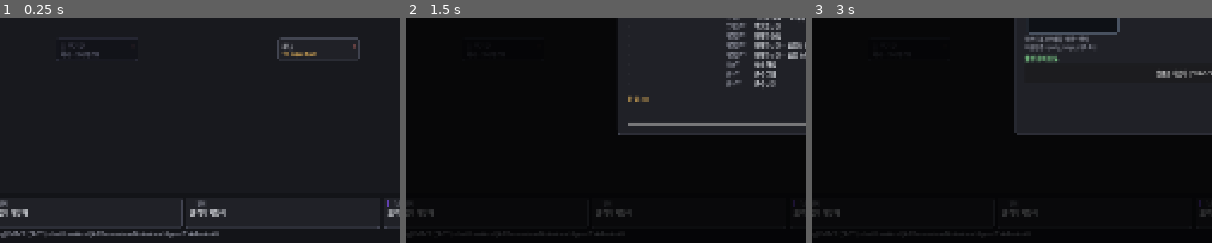
Above: before the commit, frames 1-3 (left to right).
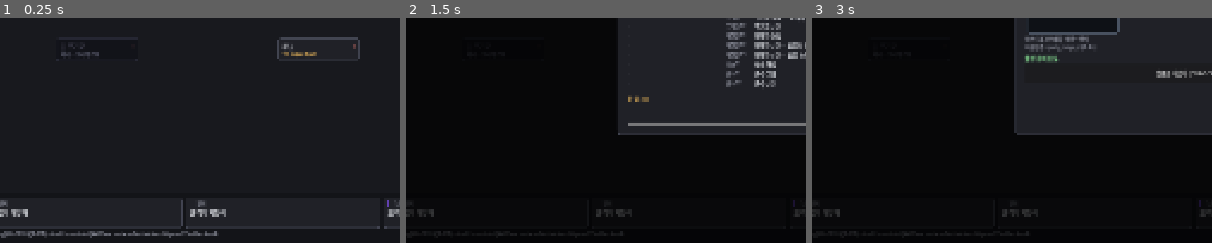
Above: after the commit, the same moments.

Repository: haepari1019/project_tdc_game
Game: Godot game, scene res://scenes/main.tscn
Same seed, same stepped clock (60 frames per second), same inputs: the game is played once before the commit and once after it.
Inputs (mouse positions are % of the whole screen's width and height, from its top left):
- Up to frame 1 (0.25 s): no input
- Up to frame 2 (1.5 s): click "의뢰 장부" at 0.5 s; click "저장 초기화" at 1.25 s
- Up to frame 3 (3 s): click "닫기 (Esc)" at 2 s; tap Enter (ui_accept) at 2.75 s; drag from (88, 77) to (60, 28) at 2.77 s
The pictures show only the part of the screen within x 2-52%, y 50-100%; the shares and areas given below are measured in that part.

The runs differ from the first frame. In frame 1, 0.4% of the frame differs, in the area x 2-55%, y 94-98%; in frame 2, less than 0.1%; in frame 3, less than 0.1%.

Commit message:
fix(docs): MIA 스왑 차단은 이미 구현돼 있었다 — 오독 정정 + 회귀 게이트 (DRIFT-170)
「F-001 §3.6 MIA 스왑 차단이 스펙에 있으나 미구현」이라고 판단해 문서 4곳에 적었는데
틀렸다. PartyController.try_swap_to()가 처음부터 is_mia()를 검사해 거절하고 있다
(다운 차단도 함께).

오독의 뿌리가 두 겹이었다:
- run_controller.gd의 can_swap() 주석이 「Control Lock / MIA … neither implemented」라고
  적고 있었다. 실제로 그 함수가 보는 건 Control Lock뿐이고(그건 진짜 미구현), MIA·다운은
  다른 파일에 있다. 주석이 자기 함수의 범위를 넘어 말한 것이 문제.
- 🔴 F-001 §3.6 자체가 자기모순 — 예외에 MIA를 적고 아래에서 「Control Lock에서만」이라고
  말한다. 스펙 측은 DEC-20260824-002로 해소(핀 2a81e52 → 8dc2169).

조치:
- run_controller.gd 주석 정정
- map_smoke 회귀 게이트 신설 — set_mia(true) → 스왑 거절, 해제 후엔 스왑됨(과잉 차단도 방지).
  **시험이 하나도 없었다**. 그래서 「구현됐는가」를 주석으로 판단하게 됐다.
- 패킷 §G · 플랜 Phase 1 · DRIFT-167 정정
- spec 재핀 + id_registry 동기화

이 불변식은 백레이어의 전제이기도 하다 — 남겨진 down/MIA로 스왑되면 조작 가능한 파티가
두 레이어에 나뉜다.

ci_smoke 15/15 PASS. 구현 변경 없음.

Co-Authored-By: Claude Opus 5 (1M context) <noreply@anthropic.com>

Diff:
--- a/data/slice01/id_registry.json
+++ b/data/slice01/id_registry.json
@@ -1,6 +1,6 @@
 {
   "schema_version": 1,
-  "spec_commit_short": "2a81e52",
+  "spec_commit_short": "8dc2169",
   "encounter_ids": [
     "ENC-NORM-001",
     "ENC-NORM-002",
--- a/scripts/run/run_controller.gd
+++ b/scripts/run/run_controller.gd
@@ -59,8 +59,10 @@
 	}
 
 
-## F-001 §3.3: swap works in combat too. §3.6: only Control Lock / MIA block it
-## (neither implemented in slice-01) — so swap is always allowed for now.
+## F-001 §3.3: swap works in combat too. §3.6 예외 2종 중 **여기가 보는 건 Control Lock뿐**이고
+## 그건 아직 없다(컷씬·연출 구간이 없다) → 항상 true.
+## ⚠ **`MIA`·다운 차단은 여기가 아니라 `PartyController.try_swap_to()`에 이미 구현돼 있다.**
+## 예전 주석이 「둘 다 미구현」이라고 적어 둬서 오독을 낳았다 (DRIFT-170).
 ## partyInCombat tracks combat state for other systems, NOT for gating swap.
 func can_swap() -> bool:
 	return true
--- a/spec_ref.json
+++ b/spec_ref.json
@@ -2,8 +2,8 @@
   "spec_repository": "https://github.com/haepari1019/project_tdc",
   "spec_remote": "origin",
   "spec_branch": "staging",
-  "spec_commit": "2a81e5265e4a683e749bbb44d1bc0c07c14c7f56",
-  "spec_commit_short": "2a81e52",
+  "spec_commit": "8dc2169301be948ab47c814ebc44c56dedca3fe9",
+  "spec_commit_short": "8dc2169",
   "pinned_at": "2026-08-24",
   "playable_contract_id": "QA-031",
   "implementation_phase": "2",
--- a/tools/map_smoke.gd
+++ b/tools/map_smoke.gd
@@ -758,6 +758,25 @@
 
 	src.free()
 
+	# ⑤-c **레이어 전제 — MIA·다운 멤버로는 스왑할 수 없다.**
+	#    레이어 전이는 「행동 가능한 파티 전원」이 함께 가고 `down`/`MIA`는 남는다. 그런데 남겨진
+	#    멤버로 **스왑이 되면** 조작 가능한 파티가 두 레이어에 나뉘어 전제가 깨진다(활성 레이어 1개 가정).
+	#    `F-001` §3.6이 규정하고 `PartyController.try_swap_to()`가 이미 구현하는데 **시험이 없었다.**
+	var party: Node = _find_party(root)
+	if party == null:
+		_expect(false, "[계약/레이어] PartyController 접근")
+	else:
+		var members: Array = party.get_members()
+		_expect(members.size() >= 2, "[계약/레이어] 파티 %d명" % members.size())
+		if members.size() >= 2:
+			var target := 1
+			var m: Node = members[target]
+			m.set_mia(true)
+			_expect(not party.try_swap_to(target),
+				"🔴 [계약/레이어] MIA 멤버로 스왑 불가 — 파티가 두 레이어에 나뉘지 않는다")
+			m.set_mia(false)
+			_expect(party.try_swap_to(target), "[계약/레이어] MIA 해제 후엔 스왑된다(과잉 차단 아님)")
+
 	# ⑥ **임포트 후처리의 변환 로직** — glTF에는 Area3D·Marker3D가 없다. Blender Empty는 Node3D로
 	#    들어오고, 규약대로 런타임 노드로 바꾸는 것이 `import_post.convert_tree`다. 실제 `.glb`는
 	#    아직 없지만 **변환 로직 자체는 여기서 매 커밋 돌린다**(고스트 코드로 두지 않는다).
@@ -1028,6 +1047,17 @@
 	return mx - mn
 
 
+## 트리에서 PartyController 찾기(_check_authored_impl은 씬 참조를 안 받는다).
+func _find_party(n: Node) -> Node:
+	if n.has_method("try_swap_to") and n.has_method("get_members"):
+		return n
+	for c in n.get_children():
+		var r := _find_party(c)
+		if r != null:
+			return r
+	return null
+
+
 func _find_map(scn: Node) -> Node:
 	for c in scn.get_children():
 		if c.has_method("get_room_rects"):
Not shown, changed: docs/SPEC_DRIFT.md
Not shown, changed: docs/_PROP_PACKET_MAP_PHASE1.md
Not shown, changed: docs/design/map_upgrade_plan.html
